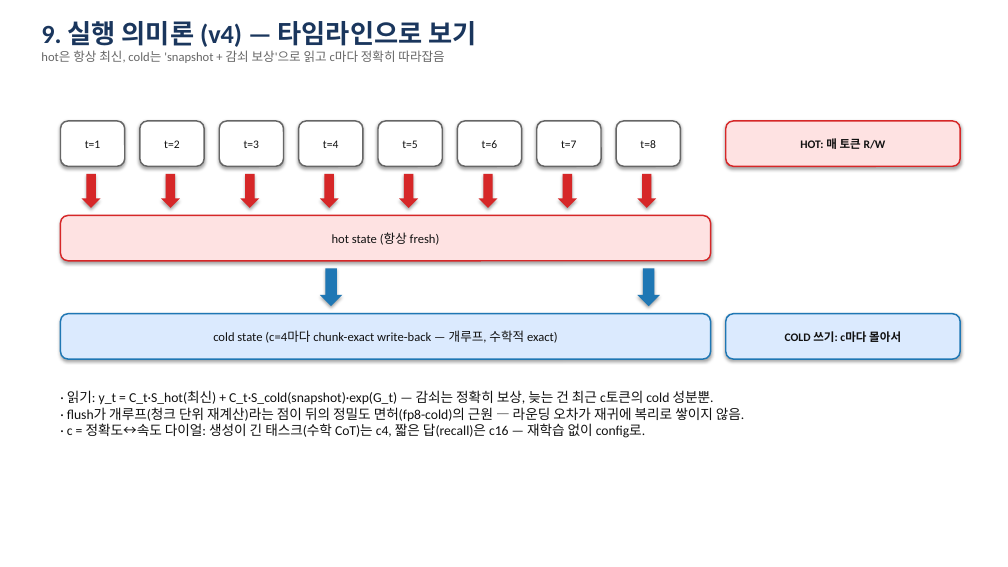
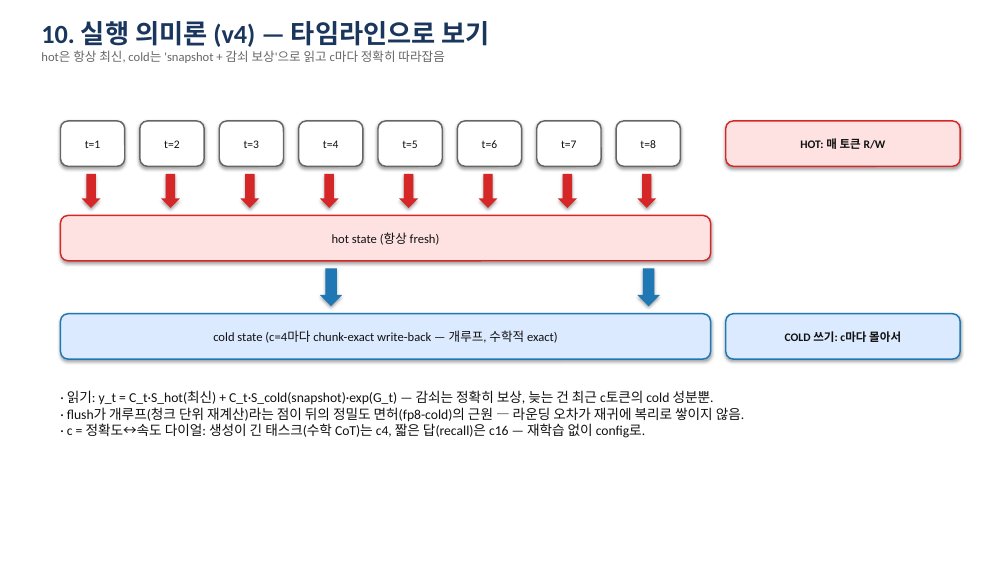
Before and after one commit to omin-Kwon/nested_ssm, a slide deck: slide 11 of docs/pitch_deck_tiering.pptx (slide 10 before the commit). Drawn at 1008x567 pixels with LibreOffice and Linux fonts; fonts in the diff are those of the drawing. Boxes give left, top, right and bottom in pixels: in the first picture for what was removed or moved away, otherwise in the second. Text is boxed around its words. In the diff, an @@ line names an element or a change of style, - is before the commit and + after.

```diff
--- a/docs/pitch_deck_tiering.pptx
+++ b/docs/pitch_deck_tiering.pptx
@@ text at <box>41,21,490,47</box>: text changed @@
-9. 실행 의미론 (v4) — 타임라인으로 보기
+10. 실행 의미론 (v4) — 타임라인으로 보기
```
Also in this commit, not shown: 5 other slides changed, 2 slides added, 1 slide removed, 1 other file.
